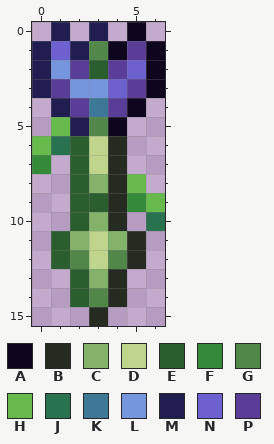
Pixel-art sprite, stored at Items/Drops/BambooArrow.png. This is how it looked before the edit.
The file is 14x32 pixels, drawn in blocks of 2x2; one block is one cell here. Colours within 5 levels of each other are drawn and written as one.
Palette (. is transparent): A #0d061d  B #252b20  C #82b368  D #c0d58c  E #2b5e2e  F #348a38  G #518849  H #67bb4c  J #29724f  K #3d7896  L #7596dd  M #201e50  N #6c61cf  P #5a3d96
Pixels before, first column x 0:
 0 .M.M.A.
 1 MNMGAPA
 2 MLPEPNA
 3 MPLLNPA
 4 .MPKPA.
 5 .HMGA..
 6 HJEDB..
 7 F.EDB..
 8 ..ECBH.
 9 ..EEBFH
10 ..ECB.J
11 .ECDCB.
12 .EGDGB.
13 ..ECB..
14 ..EGB..
15 ...B...
After:
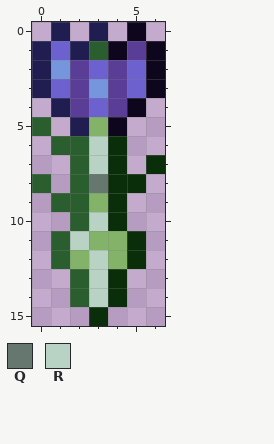
Colours new in this view: Q #667770  R #b8d3c3
Changes in this commit:
Colour B changes from #252b20 to #092e09.
The edit adds colour B in row 7 at x 6.
Colour H gives way to colour B in row 8 at x 5.
Colour D gives way to colour C in row 11 at x 3.
Colour E gives way to colour C in row 9 at x 3.
Colour G gives way to colour C in row 5 at x 3; in row 12 at x 2 and 4.
The edit adds colour E in row 5 at x 0; in row 8 at x 0; in row 9 at x 1.
Colour G gives way to colour E in row 1 at x 3.
Colour J gives way to colour E in row 6 at x 1.
Colour E gives way to colour N in row 2 at x 3.
Colour K gives way to colour N in row 4 at x 3.
Colour P gives way to colour N in row 3 at x 1 and 5.
Colour L gives way to colour P in row 3 at x 2.
Colour N gives way to colour P in row 3 at x 4.
Colour C gives way to colour Q in row 8 at x 3.
Colour C gives way to colour R in row 10 at x 3; in row 11 at x 2; in row 13 at x 3.
Colour D gives way to colour R in rows 6 to 7 at x 3; in row 12 at x 3.
Colour G gives way to colour R in row 14 at x 3.
Colour F is gone in row 7 at x 0; in row 9 at x 5.
Colour H is gone in row 5 at x 1; in row 6 at x 0; in row 9 at x 6.
Colour J is gone in row 10 at x 6.
